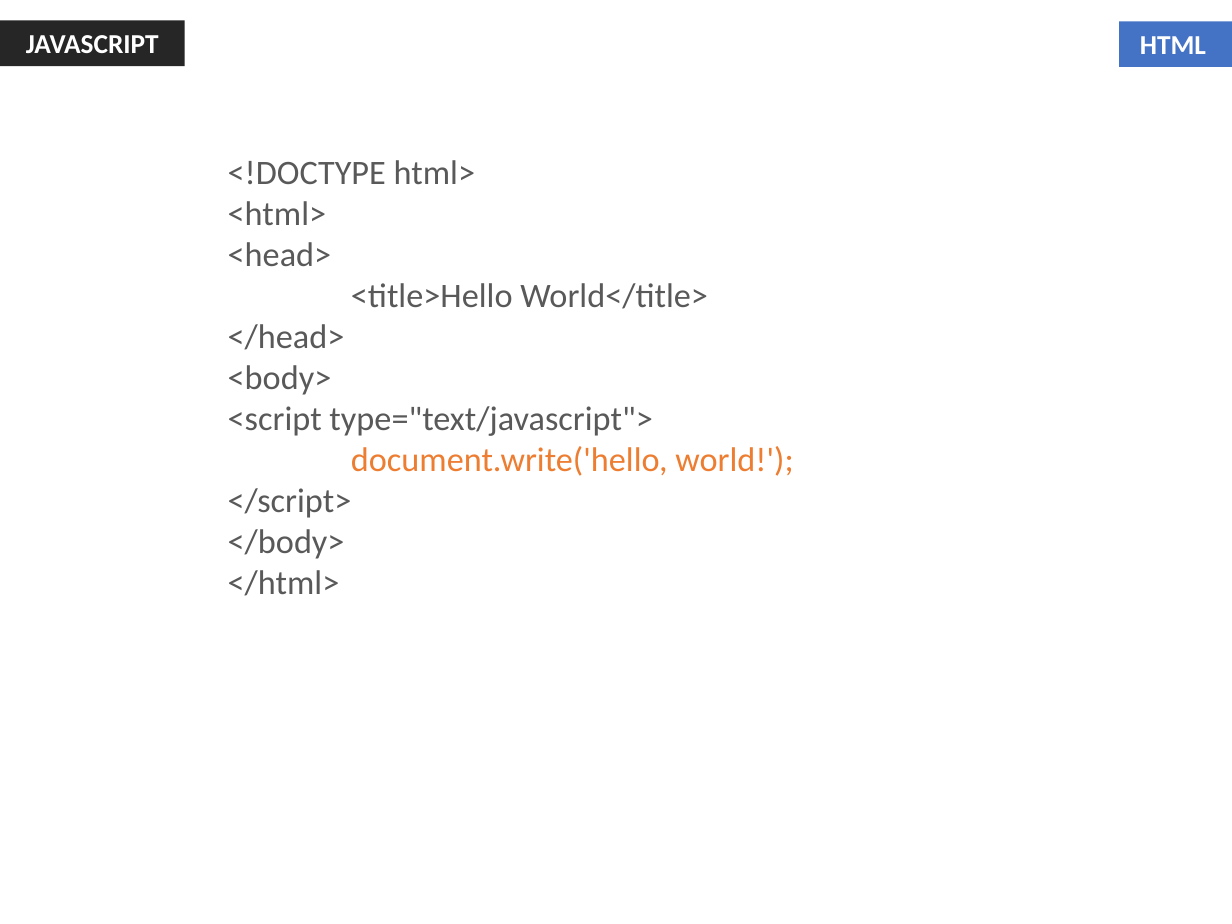
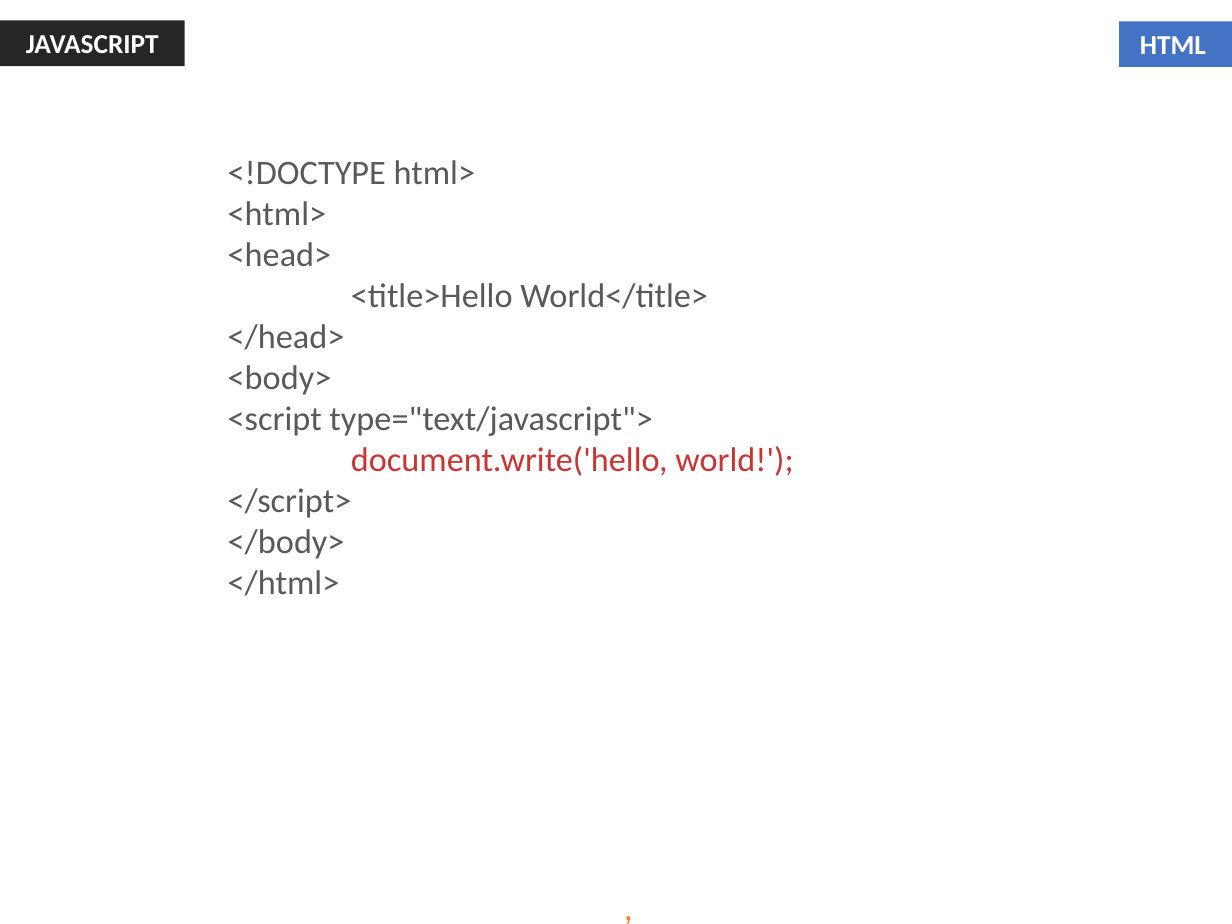
Before and after one commit to jharohit/web-fundamentals-course, a slide deck: slide 7 of Session III - Javascript/Session III - Javascript.pptx (slide 6 before the commit). Drawn at 1232x924 pixels with LibreOffice and Linux fonts; fonts in the diff are those of the drawing. Boxes give left, top, right and bottom in pixels: in the first picture for what was removed or moved away, otherwise in the second. Text is boxed around its words. In the diff, an @@ line names an element or a change of style, - is before the commit and + after.

```diff
--- a/Session III - Javascript/Session III - Javascript.pptx
+++ b/Session III - Javascript/Session III - Javascript.pptx
@@ text at bbox=[351, 446, 793, 476]: text colour #ED7D31 to #CC3333 in "document.write('hello, world!');" @@
@@ text added at bbox=[612, 881, 646, 924], 20 pt, text #ED7D31 @@
+,
```
Also in this commit, not shown: 1 other slide changed, 5 slides added, 1 slide removed, 1 other file.
